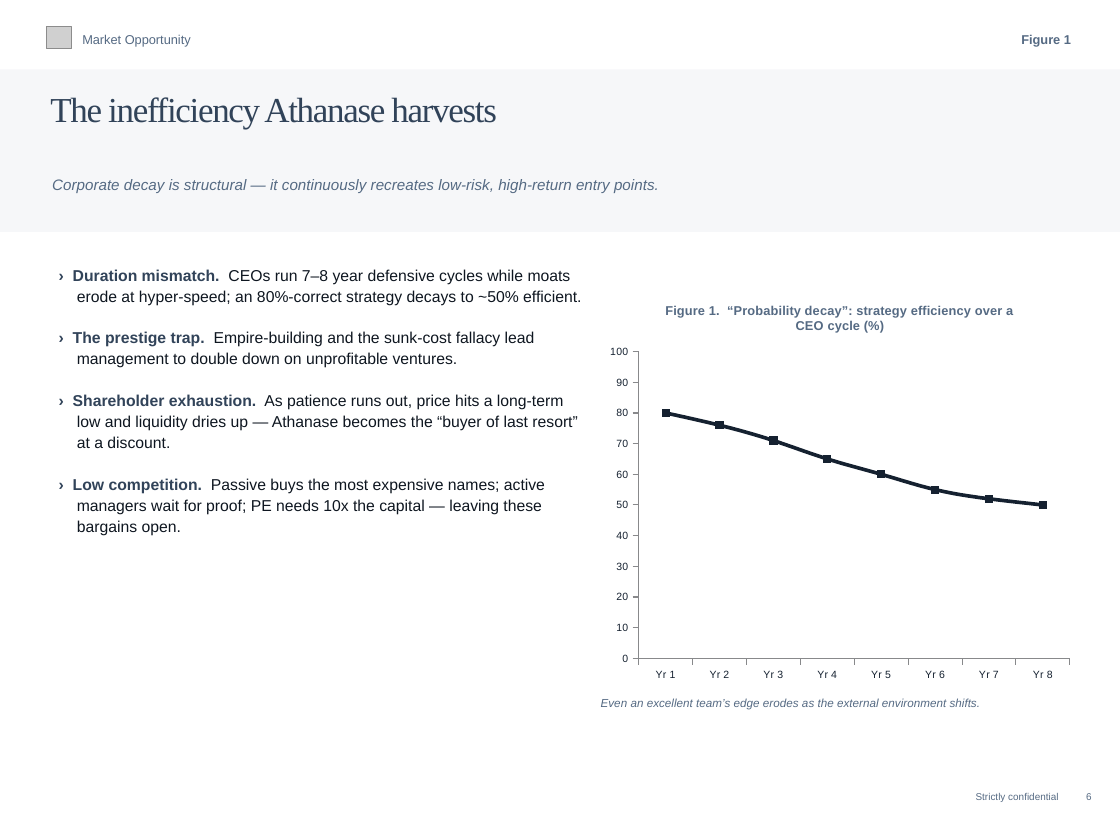
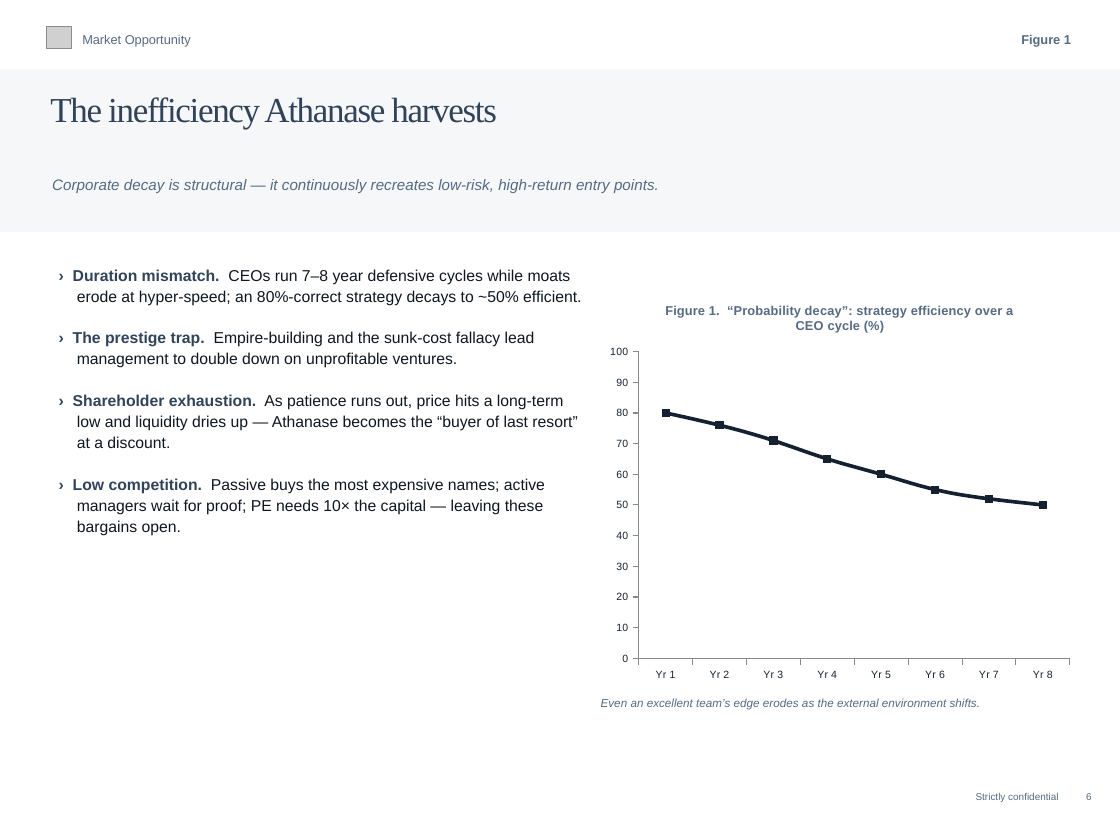
Before and after one commit to charette-lab/Claude, a slide deck: slide 6 of Athanase_Endowment_Pitch_23pp.pptx. Drawn at 1120x840 pixels with LibreOffice and Linux fonts; fonts in the diff are those of the drawing; grey boxes stand for pictures. Boxes give left, top, right and bottom in pixels: in the first picture for what was removed or moved away, otherwise in the second. Text is boxed around its words. In the diff, an @@ line names an element or a change of style, - is before the commit and + after.

```diff
--- a/Athanase_Endowment_Pitch_23pp.pptx
+++ b/Athanase_Endowment_Pitch_23pp.pptx
@@ text at (x1=73, y1=478, x2=545, y2=536): text changed @@
-› Low competition. Passive buys the most expensive names; active managers wait for proof; PE needs 10x the capital — leaving these bargains open.
+› Low competition. Passive buys the most expensive names; active managers wait for proof; PE needs 10× the capital — leaving these bargains open.
```
Also in this commit, not shown: 5 other slides changed.
